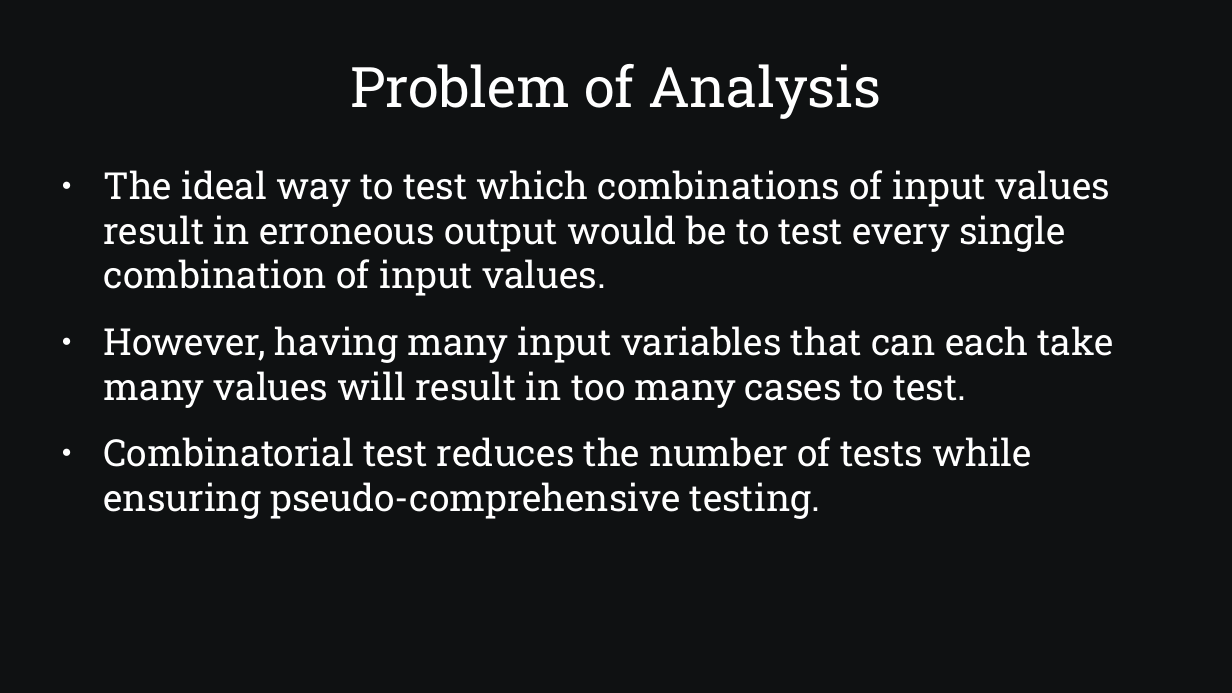
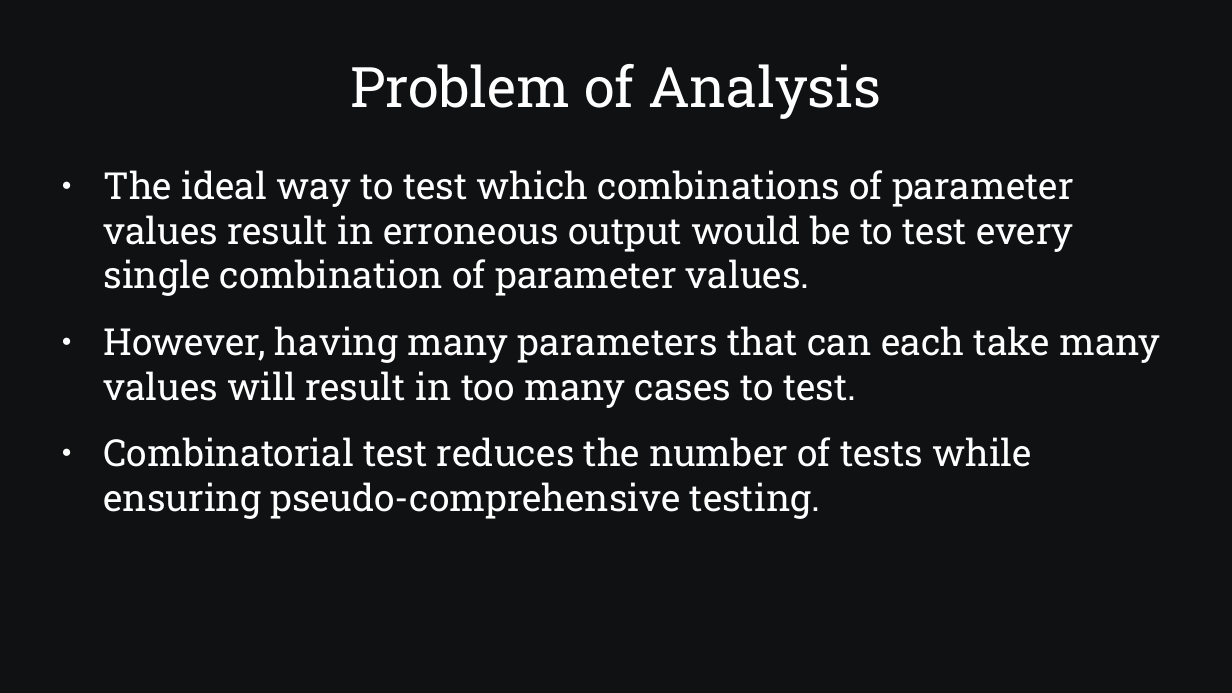
Before and after one commit to SamAllen06/lake_temp_work, a slide deck: slide 2 of documentation/for_collaborators/AnalysisOverview.pptx. Drawn at 1232x693 pixels with LibreOffice and Linux fonts; fonts in the diff are those of the drawing. Boxes give left, top, right and bottom in pixels: in the first picture for what was removed or moved away, otherwise in the second. Text is boxed around its words. In the diff, an @@ line names an element or a change of style, - is before the commit and + after.

```diff
--- a/documentation/for_collaborators/AnalysisOverview.pptx
+++ b/documentation/for_collaborators/AnalysisOverview.pptx
@@ text at (x1=104, y1=170, x2=1160, y2=408): text changed @@
-● The ideal way to test which combinations of input values result in erroneous output would be to test every single combination of input values.
-● However, having many input variables that can each take many values will result in too many cases to test.
+● The ideal way to test which combinations of parameter values result in erroneous output would be to test every single combination of parameter values.
+● However, having many parameters that can each take many values will result in too many cases to test.
```
Also in this commit, not shown: 4 other slides changed, 1 other file.
